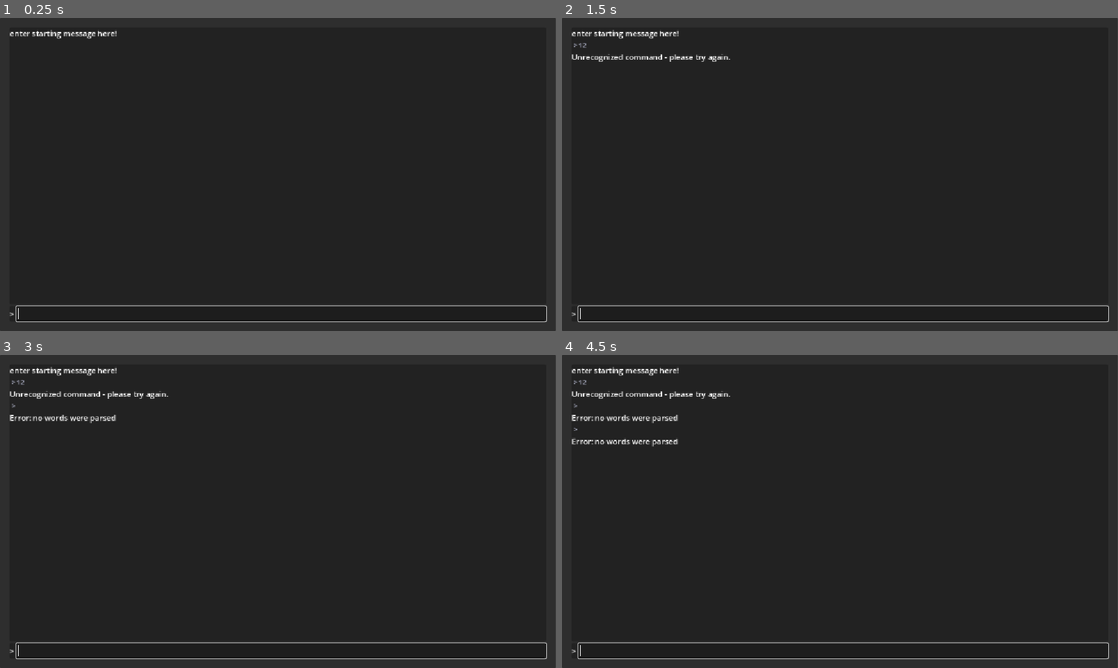
Above: before the commit, frames 1-4 (two rows, left to right).
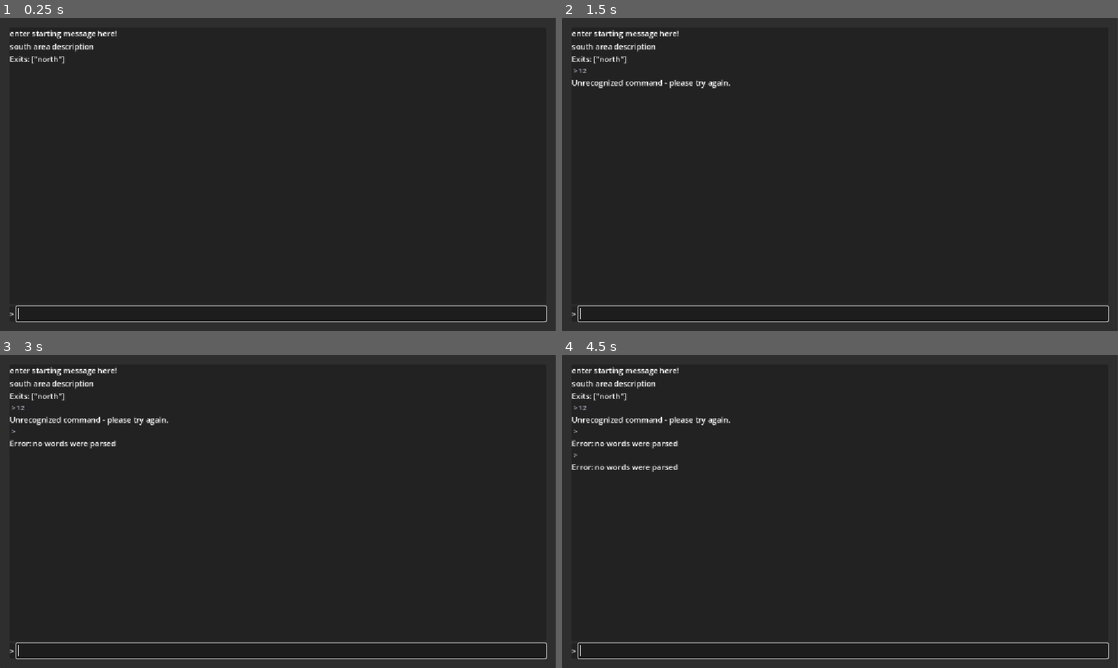
Above: after the commit, the same moments.

Repository: sheepishlarks/AccessibilityJamProject
Game: Godot game, scene res://accessibility-jam/Scripts/game.tscn
The game is run twice, just before and just after one commit, with the same random seed, the same clock (stepped at 60 frames per second) and the same inputs.
Inputs (mouse positions are in pixels of both pictures, inside the frame that each line leads up to):
- Up to frame 1 (0.25 s): no input
- Up to frame 2 (1.5 s): click (845, 315) at 0.52 s; type "12" at 0.6 s; tap Enter at 1.25 s
- Up to frame 3 (3 s): tap Space at 2 s; tap Enter at 2.75 s
- Up to frame 4 (4.5 s): tap Space at 3.5 s; tap Enter at 4.25 s

The runs differ from the first frame. In frame 1, 0.3% of the frame differs, in the area x 1-17%, y 8-15%; in frame 2, 0.9%; in frame 3, 1.2%; in frame 4, 1.5%, in the area x 1-31%, y 8-38%.

Commit message:
ROOMS BABYEEEE

Diff:
--- a/CommandProcessor.gd
+++ b/CommandProcessor.gd
@@ -1,6 +1,12 @@
 extends Node
 
+signal response_generated(response_text)
+
 var last_played_string: String
+var current_room = null
+
+func initialise(starting_room) -> String:
+	return change_room(starting_room)
 
 # Called when the node enters the scene tree for the first time.
 func process_command( input: String) -> String:
@@ -61,18 +67,35 @@
 
 
 func go(second_word: String) -> String:
+
 	match second_word:
 		"north", "n", "forward", "f", "up", "u":
-			return "You go north"
+			if current_room.exits.keys().has("north"):
+				var change_response = change_room(current_room.exits["north"])
+				return "You go north" + "\n" + change_response
+			else:
+				return "whoops thats a wall"
 
 		"east", "e", "right", "r":
-			return "You go east"
+			if current_room.exits.keys().has("east"):
+				var change_response = change_room(current_room.exits["east"])
+				return "You go east" + "\n" + change_response
+			else:
+				return "whoops thats a wall"
 
 		"south", "s", "down", "d", "back", "b":
-			return "You go south"
+			if current_room.exits.keys().has("south"):
+				var change_response = change_room(current_room.exits["south"])
+				return "You go south" + "\n" + change_response
+			else:
+				return "whoops thats a wall"
 
 		"west", "w", "left", "l":
-			return "You go west"
+			if current_room.exits.keys().has("west"):
+				var change_response = change_room(current_room.exits["west"])
+				return "You go west" + "\n" + change_response
+			else:
+				return "whoops thats a wall"
 		_:
 			return "Go where?"
 
@@ -112,3 +135,12 @@
 		Objectname += " " + words[i+1]
 
 	return "Before you is the %s" % Objectname
+
+
+func change_room(new_room: Room) -> String:
+	current_room = new_room
+	var exit_string = PackedStringArray([new_room.exits.keys()])
+	#var exit_string2.join(exit_string)
+	var strings = new_room.room_description + "\n" + "Exits: " + " ".join(exit_string)
+	#emit_signal("response_generated", strings)
+	return strings
--- a/accessibility-jam/Scripts/game.tscn
+++ b/accessibility-jam/Scripts/game.tscn
@@ -4,6 +4,7 @@
 [ext_resource type="Script" uid="uid://d2mxtsg43he3p" path="res://CommandProcessor.gd" id="2_c25bl"]
 [ext_resource type="Script" uid="uid://ctf5vupa7buq3" path="res://input.gd" id="2_s1me1"]
 [ext_resource type="PackedScene" uid="uid://dx3a8apcy52xw" path="res://accessibility-jam/Scripts/room.tscn" id="3_c25bl"]
+[ext_resource type="Script" uid="uid://b8dx2varlavxq" path="res://accessibility-jam/Scripts/room_manager.gd" id="3_y28a1"]
 
 [node name="Game" type="Control" unique_id=490836244]
 layout_mode = 3
@@ -18,10 +19,19 @@
 script = ExtResource("2_c25bl")
 
 [node name="RoomManager" type="Node" parent="." unique_id=1885444420]
+script = ExtResource("3_y28a1")
 
 [node name="North" parent="RoomManager" unique_id=1907899534 instance=ExtResource("3_c25bl")]
 room_name = "North"
-room_description = "North section, window"
+room_description = "north area description"
+
+[node name="South" parent="RoomManager" unique_id=1726959315 instance=ExtResource("3_c25bl")]
+room_name = "South"
+room_description = "south area description"
+
+[node name="Centre" parent="RoomManager" unique_id=456425252 instance=ExtResource("3_c25bl")]
+room_name = "Centre"
+room_description = "centre area description"
 
 [node name="Background" type="PanelContainer" parent="." unique_id=26014560]
 layout_mode = 0
--- a/accessibility-jam/Scripts/room.gd
+++ b/accessibility-jam/Scripts/room.gd
@@ -1,4 +1,26 @@
 extends Node
+
+class_name Room
 
 @export var room_name = "roomName"
 @export var room_description = "this is the description of the room"
+
+var exits: Dictionary = {}
+
+
+func connect_exit(direction: String, room: Room):
+	match direction:
+		"west":
+			exits[direction] = room
+			room.exits["east"] = self
+		"east":
+			exits[direction] = room
+			room.exits["west"] = self
+		"north":
+			exits[direction] = room
+			room.exits["south"] = self
+		"south":
+			exits[direction] = room
+			room.exits["north"] = self
+		_:
+			printerr("Tried to connect to invalid direction: %s", direction)
--- /dev/null
+++ b/accessibility-jam/Scripts/room_manager.gd
@@ -0,0 +1,9 @@
+extends Node
+
+
+# Called when the node enters the scene tree for the first time.
+func _ready() -> void:
+	$South.connect_exit("north", $Centre)
+	$Centre.connect_exit("north", $North)
+	$North.connect_exit("south", $Centre)
+	$Centre.connect_exit("south", $South)
--- a/game.gd
+++ b/game.gd
@@ -8,11 +8,16 @@
 
 @onready var history_rows = $Background/MarginContainer/Rows/GameInfo/ScrollContainer/HistoryRows
 @onready var command_processor = $CommandProcessor
+@onready var room_manager = $RoomManager
 
 func _ready() -> void:
-	var starting_message = Response.instantiate()
-	starting_message.text = message
-	add_response_to_game(starting_message)
+	#var starting_message = Response.instantiate()
+	#starting_message.text = message
+	#add_response_to_game(starting_message)
+	handle_response_generated(message)
+	command_processor.response_generated.connect(handle_response_generated)
+	var starting_room_response = command_processor.initialise(room_manager.get_child(1))
+	handle_response_generated(starting_room_response)
 
 func _on_input_text_submitted(new_text: String) -> void:
 	if new_text.is_empty():
@@ -24,6 +29,11 @@
 	add_response_to_game(input_response)
 	#history_rows.add_child(input_response)
 
+func handle_response_generated(response_text: String):
+	var response = Response.instantiate()
+	response.text = response_text
+	add_response_to_game(response)
+
 func delete_history_beyond_limit():
 	if history_rows.get_child_count() > max_lines_remembered:
 		var rows_to_forget = history_rows.get_child_count() - max_lines_remembered
Not shown, added: accessibility-jam/Scripts/room_manager.gd.uid
